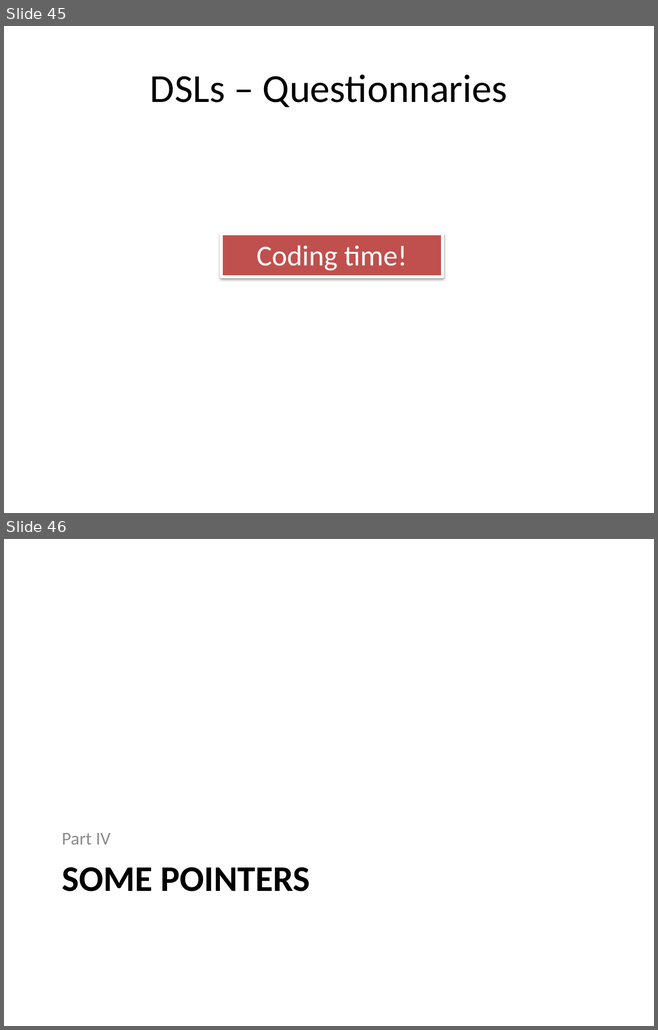
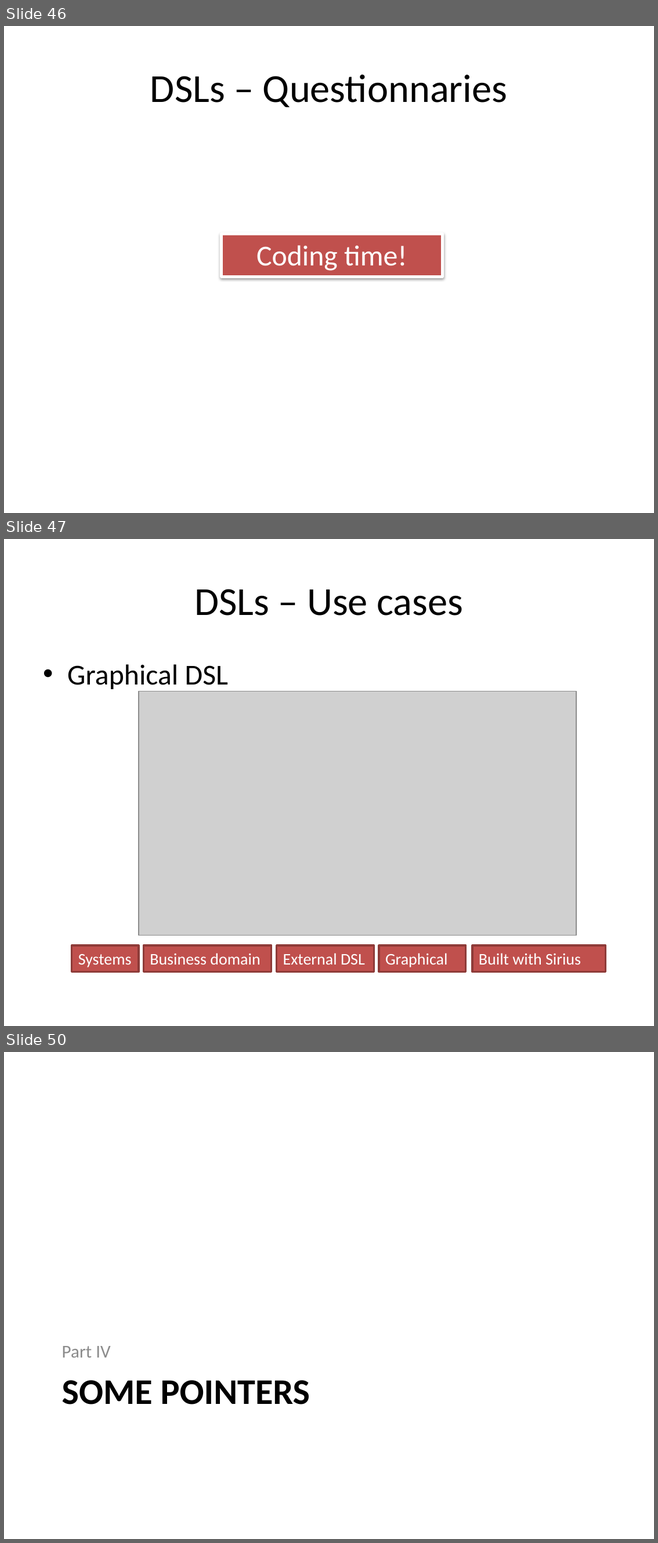
Before and after one commit to jesusc/talk-dsls-basic, a slide deck: presentation-dsls-by-example.pptx. Shown one above the other, each under a label of ours: slides 45 and 46 before the commit, slides 46, 47 and 50 after it; the slides between them are not shown. The pictures are 658x1030 and 658x1543 pixels, drawn with LibreOffice and Linux fonts; fonts in the diff are those of the drawing; grey boxes stand for pictures. Boxes give left, top, right and bottom in pixels: in the first picture for what was removed or moved away, otherwise in the second. Text is boxed around its words. In the diff, an @@ line names an element or a change of style, - is before the commit and + after.

```diff
--- a/presentation-dsls-by-example.pptx
+++ b/presentation-dsls-by-example.pptx
@@ slide 47 added at bbox=[4, 539, 654, 1026], background #FFFFFF @@
@@ title added at bbox=[194, 589, 463, 616], 44 pt, text #000000 @@
+DSLs – Use cases
@@ text added at bbox=[67, 664, 228, 692], 32 pt, text #000000 @@
+• Graphical DSL
@@ picture added at bbox=[139, 692, 576, 936] @@
@@ rectangle added at bbox=[71, 946, 139, 972], fill #C0504D, outline #8E3B39 2 pt, 18 pt, text #FFFFFF @@
+Systems
@@ rectangle added at bbox=[144, 946, 271, 972], fill #C0504D, outline #8E3B39 2 pt, 18 pt, text #FFFFFF @@
+Business domain
@@ rectangle added at bbox=[276, 946, 373, 972], fill #C0504D, outline #8E3B39 2 pt, 18 pt, text #FFFFFF @@
+External DSL
@@ rectangle added at bbox=[379, 946, 466, 972], fill #C0504D, outline #8E3B39 2 pt, 18 pt, text #FFFFFF @@
+Graphical
@@ rectangle added at bbox=[471, 946, 605, 972], fill #C0504D, outline #8E3B39 2 pt, 18 pt, text #FFFFFF @@
+Built with Sirius
@@ what was slide 45 is now slide 46 @@
@@ what was slide 46 is now slide 50 @@
```
Also in this commit, not shown: 6 slides changed, 6 other slides added, 1 slide removed, 4 other files.
